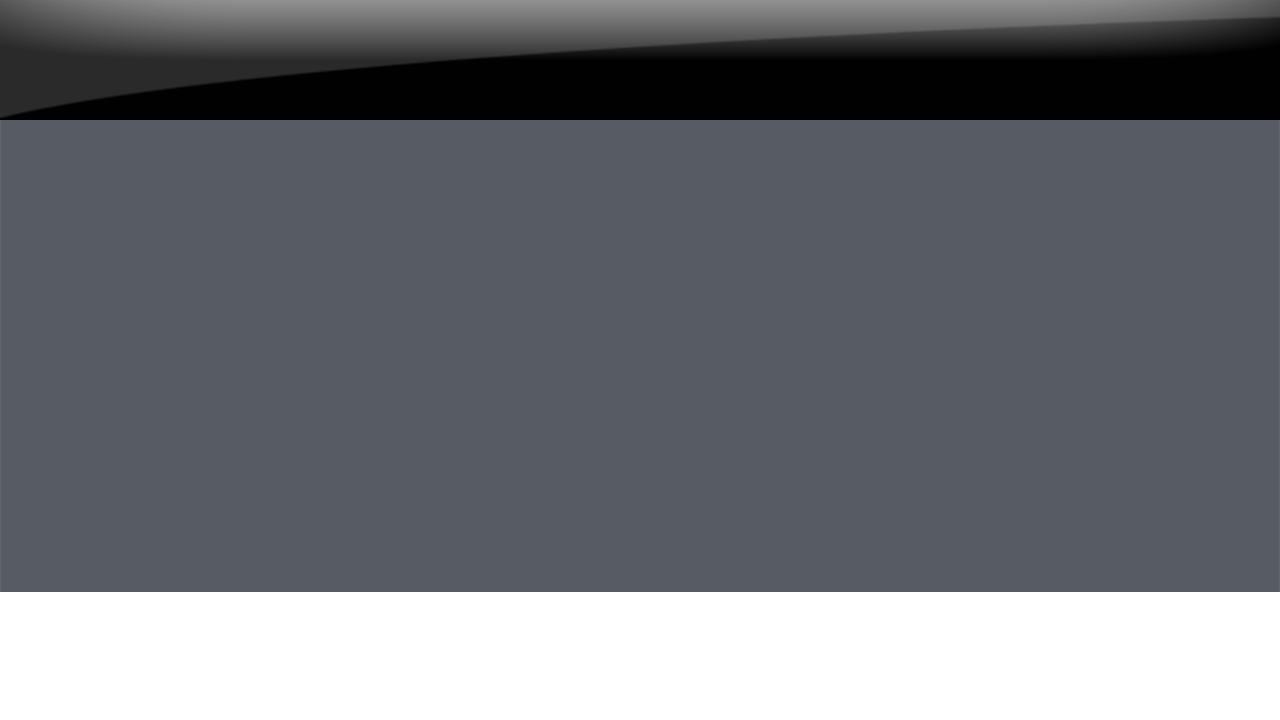
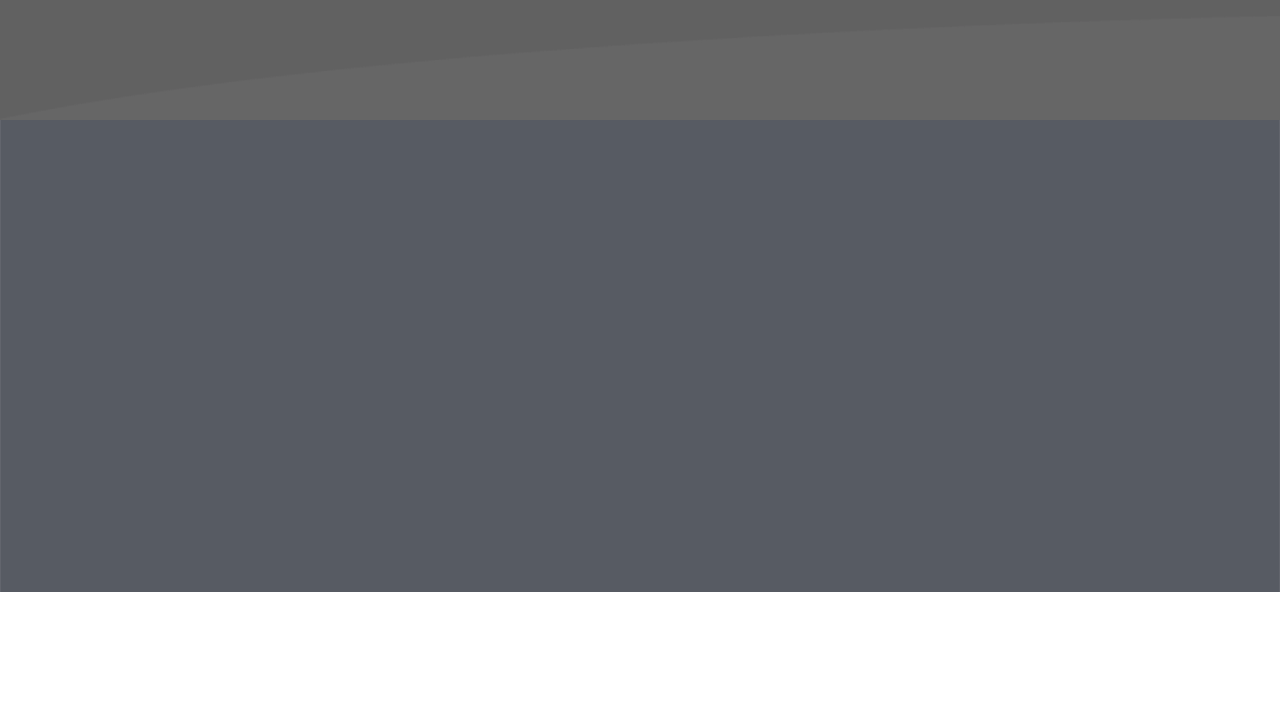
The second 1280 x 720 image is a revision of the first. Changes to its layers:
added layer "Layer 4" (25%) above "Layer 2 copy 4" over (0, 0, 1280, 120)
added layer "Layer 2 copy 4" (1st of 2) (60%) above "Layer 3" over (0, 0, 1280, 120)
hid "Layer 2 copy 4" (2nd of 2) over (0, 0, 1280, 120)
